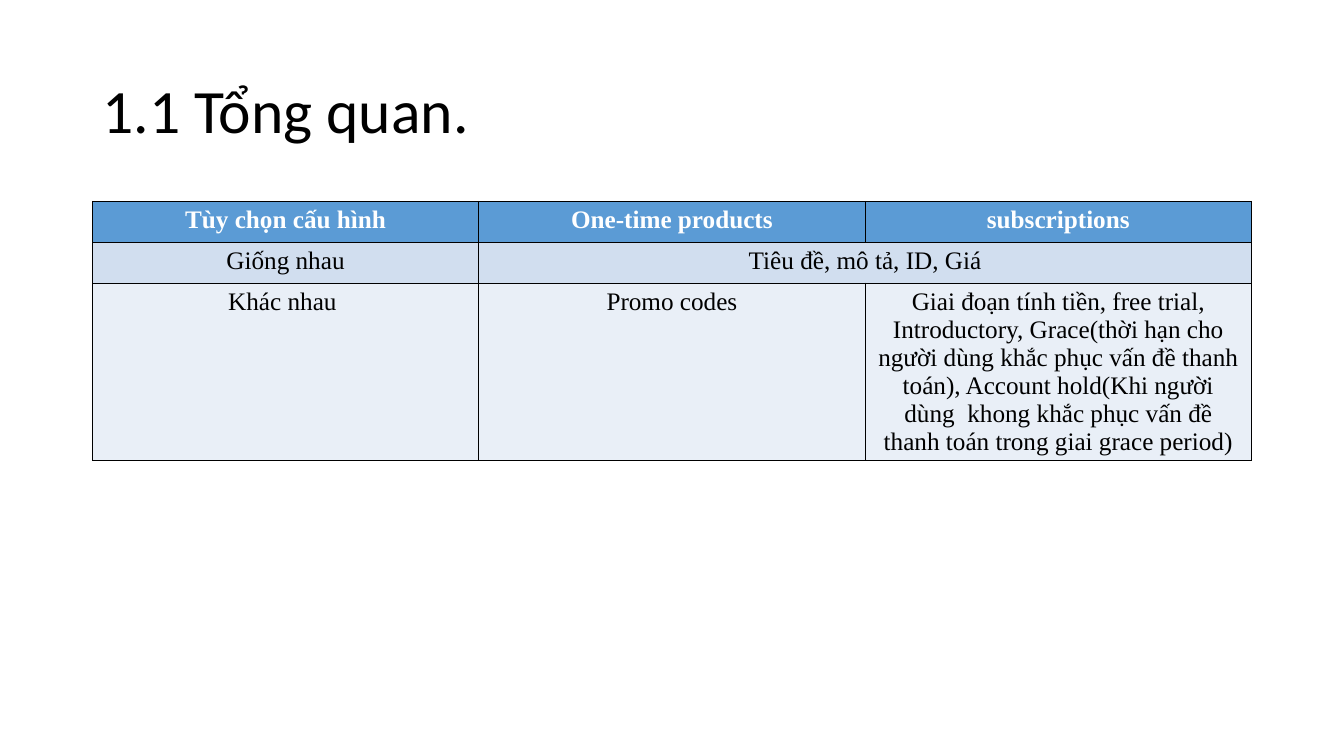
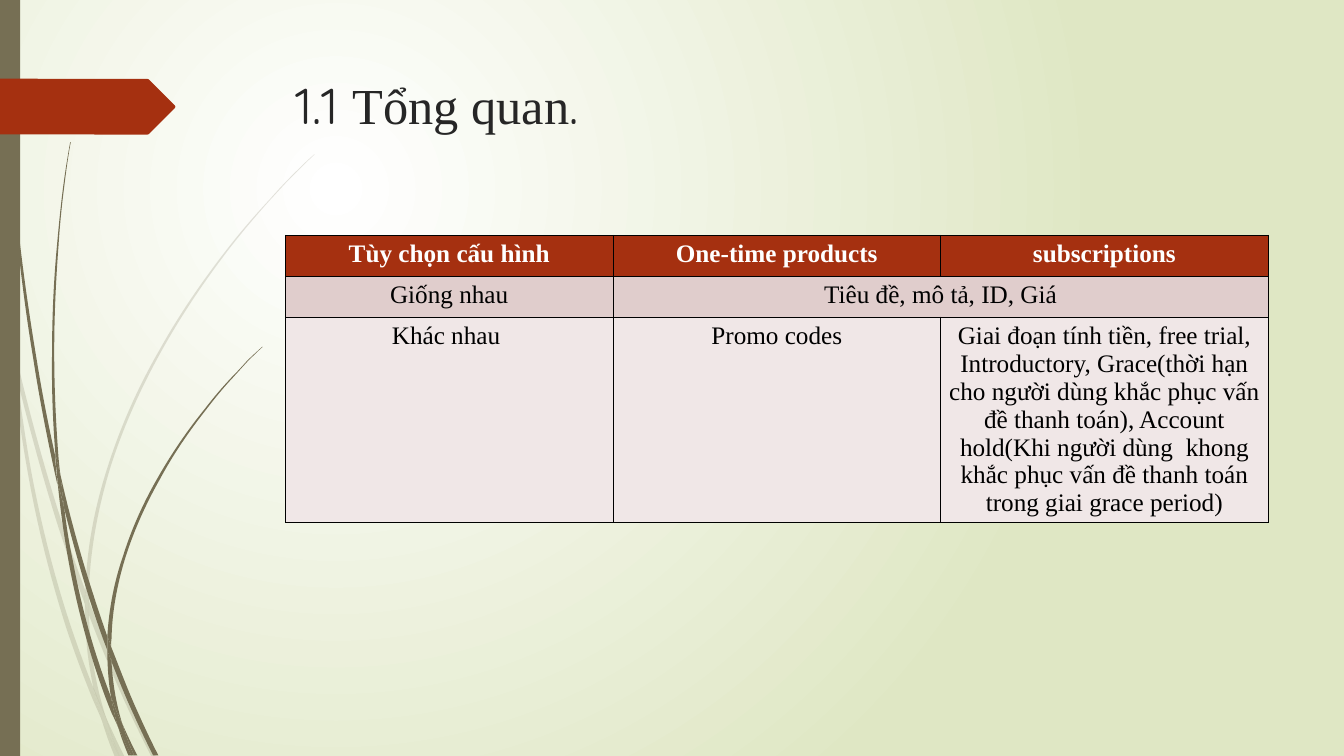
Before and after one commit to trieuduy27051999/Google-play-infor-, a slide deck: slide 4 of 3 muc dau GooglePlay.pptx. Drawn at 1344x756 pixels with LibreOffice and Linux fonts; fonts in the diff are those of the drawing. Boxes give left, top, right and bottom in pixels: in the first picture for what was removed or moved away, otherwise in the second. Text is boxed around its words. In the diff, an @@ line names an element or a change of style, - is before the commit and + after.

Commit message:
Sua font 3 muc dau Google Play

```diff
--- a/3 muc dau GooglePlay.pptx
+++ b/3 muc dau GooglePlay.pptx
@@ background #FFFFFF to gradient #FFFFFF to #DFE8C4 @@
@@ rectangle added at [0, 0, 20, 756], fill #766F54 @@
@@ freeform shape added at [0, 79, 175, 134], fill #A53010 @@
@@ title "1.1 Tổng quan.": place and size @@
-title "1.1 Tổng quan." at [102, 85, 469, 144]
+title "1.1 Tổng quan." at [296, 87, 578, 134]
@@ title "1.1 Tổng quan." at [296, 87, 578, 134]: size 44 to 36 pt, text colour #000000 to #262626; font Calibri to Quicksand in "1.1 quan."; font Calibri to Times New Roman in "Tổng quan."; line spacing 0.9 to 1; vertical alignment middle to top @@
@@ table at [285, 235, 1268, 538] @@
@@ fill #5B9BD5 to #A53010 in row 1 @@
@@ fill #D2DEEF to #E1CDCC in 2 cells @@
@@ fill #EAEFF7 to #F0E8E7 in row 3 @@
@@ table: place and size @@
-table at [93, 202, 1251, 475]
+table at [285, 235, 1268, 538]
@@ group added at [0, 154, 315, 756]: 10 freeform shapes @@
@@ group added at [3, 0, 262, 756]: 12 freeform shapes @@
```
Also in this commit, not shown: 79 other slides changed.
